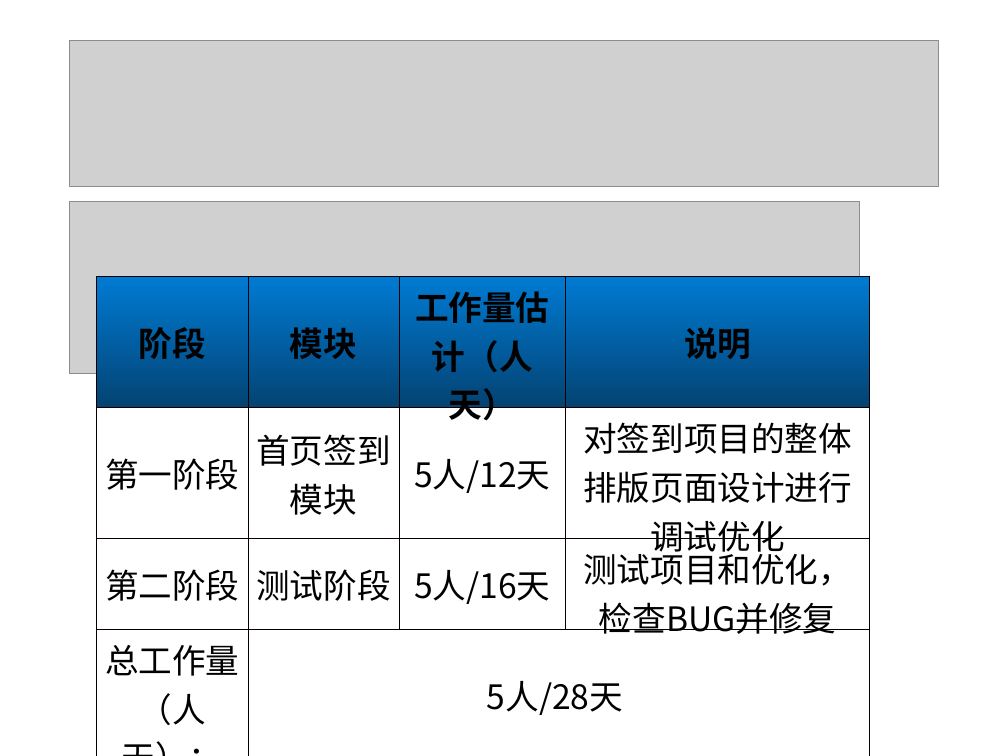
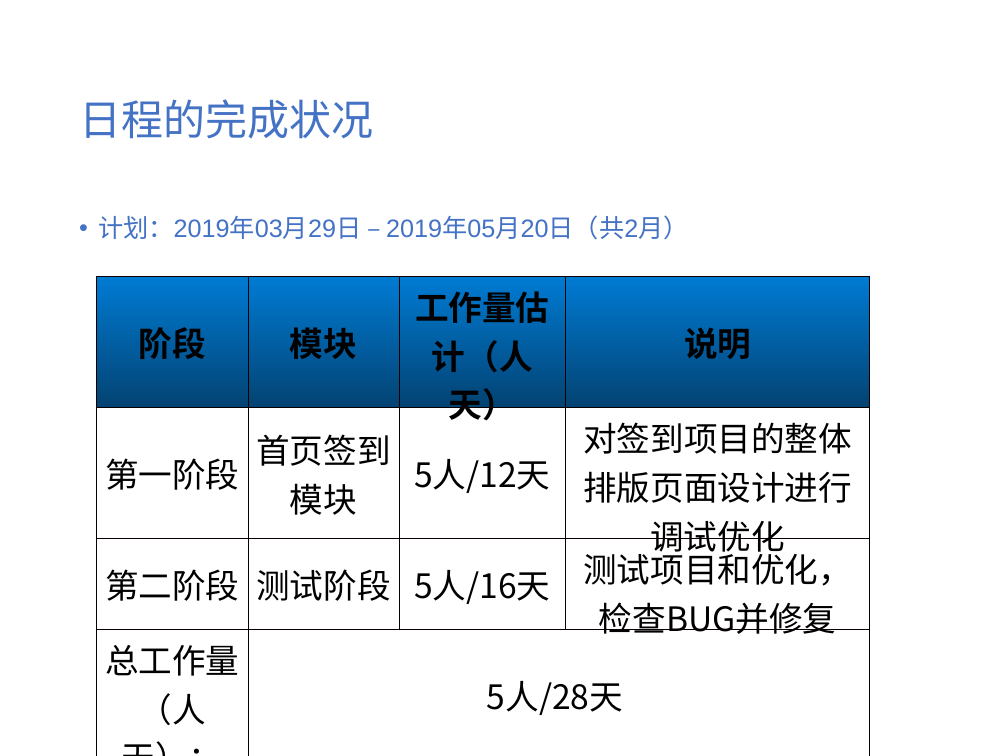
Before and after one commit to sign-s/Sign, a slide deck: slide 5 of doc/新建 PPT 演示文稿.ppt. Drawn at 1008x756 pixels with LibreOffice and Linux fonts; fonts in the diff are those of the drawing; grey boxes stand for pictures; background and template pictures are left out. Boxes give left, top, right and bottom in pixels: in the first picture for what was removed or moved away, otherwise in the second. Text is boxed around its words. In the diff, an @@ line names an element or a change of style, - is before the commit and + after.

```diff
--- a/doc/新建 PPT 演示文稿.ppt
+++ b/doc/新建 PPT 演示文稿.ppt
@@ picture removed at (70,40,939,186) @@
@@ title added at (79,99,373,139), 30 pt, text #4472C4 @@
+日程的完成状况
@@ picture removed at (70,202,860,374) @@
@@ text added at (98,216,689,240), 18 pt, text #4472C4 @@
+• 计划：2019年03月29日 – 2019年05月20日（共2月）
```
Also in this commit, not shown: 1 other slide changed, 7 slides added.
